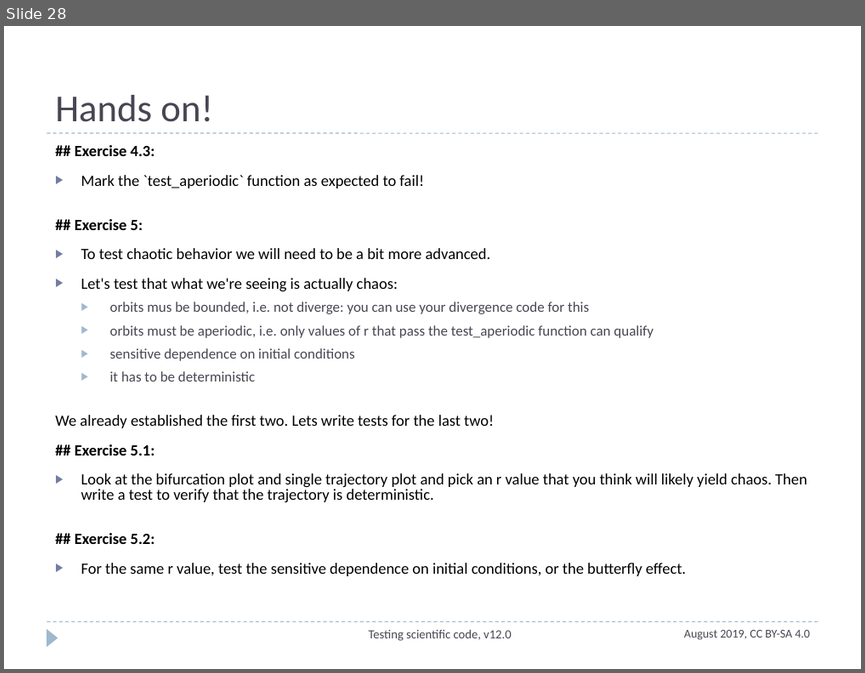
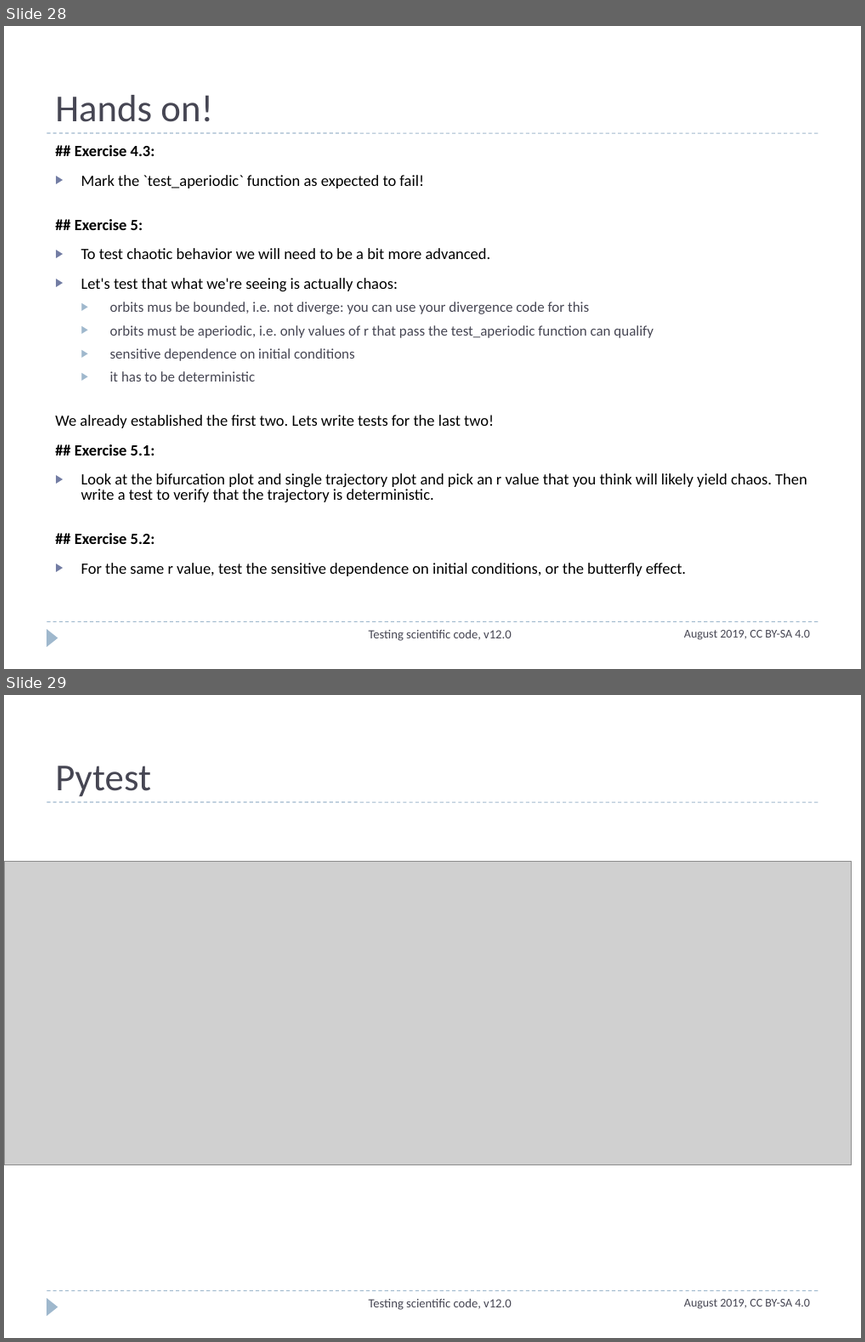
Before and after one commit to ASPP/testing_debugging_profiling, a slide deck: testing_lisa.pptx. Shown one above the other, each under a label of ours: slide 28 before the commit, slides 28 and 29 after it. The pictures are 865x673 and 865x1342 pixels, drawn with LibreOffice and Linux fonts; fonts in the diff are those of the drawing; grey boxes stand for pictures. Boxes give left, top, right and bottom in pixels: in the first picture for what was removed or moved away, otherwise in the second. Text is boxed around its words. In the diff, an @@ line names an element or a change of style, - is before the commit and + after.

```diff
--- a/testing_lisa.pptx
+++ b/testing_lisa.pptx
@@ slide 29 added at [4,695,861,1338], background #FFFFFF; not listed: 3 template elements that a slide beside it also shows @@
@@ title added at [55,766,151,797], 32 pt, text #464653 @@
+Pytest
@@ picture added at [4,862,851,1164] @@
@@ text added at [369,1299,511,1310], 10.5 pt, text #464653 @@
+Testing scientific code, v12.0
@@ text added at [684,1299,810,1309], 10 pt, text #464653 @@
+August 2019, CC BY-SA 4.0
```
Also in this commit, not shown: 1 slide changed.
